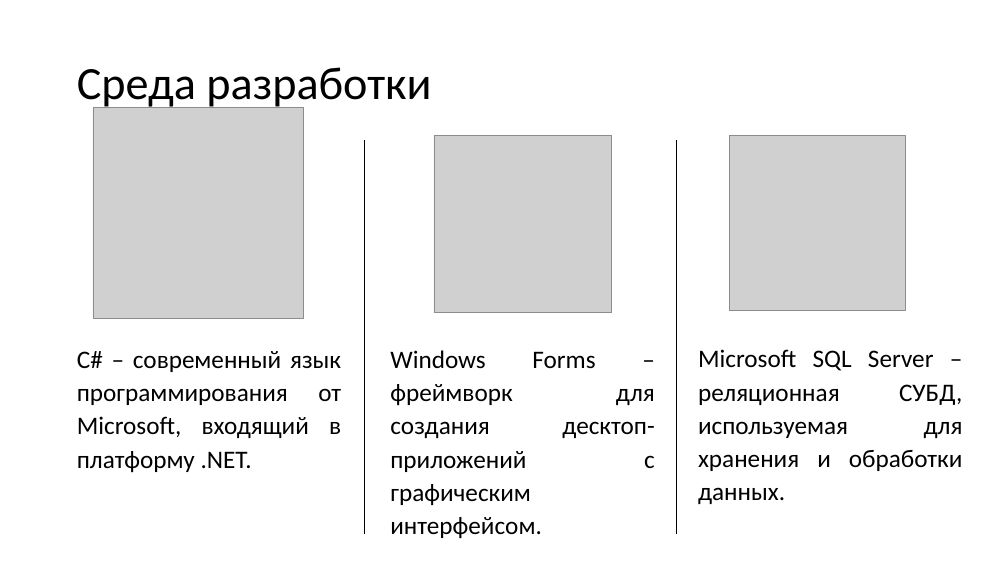
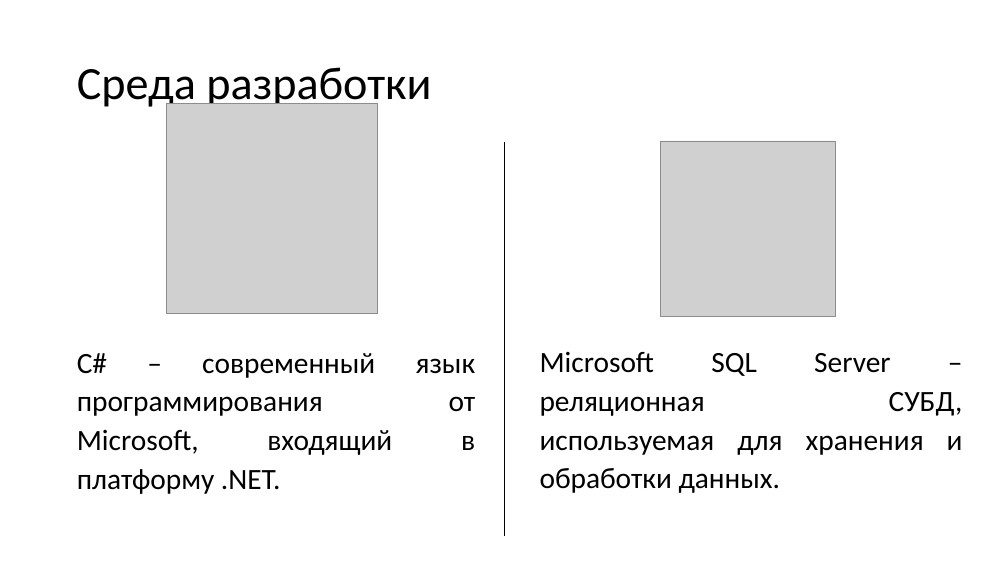
Before and after one commit to Ka666aH/Instrument-accounting-and-purchase-system, a slide deck: slide 9 of Документы/Хорошев/Хорошев_Диплом_Презентация.pptx (slide 8 before the commit). Drawn at 1008x567 pixels with LibreOffice and Linux fonts; fonts in the diff are those of the drawing; grey boxes stand for pictures. Boxes give left, top, right and bottom in pixels: in the first picture for what was removed or moved away, otherwise in the second. Text is boxed around its words. In the diff, an @@ line names an element or a change of style, - is before the commit and + after.

```diff
--- a/Документы/Хорошев/Хорошев_Диплом_Презентация.pptx
+++ b/Документы/Хорошев/Хорошев_Диплом_Презентация.pptx
@@ picture: place and size @@
-picture at [93, 108, 304, 319]
+picture at [167, 104, 378, 315]
@@ picture removed at [434, 135, 611, 312] @@
@@ line moved from (364, 140) - (364, 535) to (504, 141) - (504, 536) @@
@@ picture: place and size @@
-picture at [730, 135, 905, 311]
+picture at [660, 141, 836, 317]
@@ line removed from (677, 140) to (677, 535) @@
@@ text "C# – современный язык программирования ..." at [77, 353, 476, 494]: size 24 to 28 pt @@
@@ text removed at [390, 350, 655, 538] @@
-Windows Forms – фреймворк для создания десктоп-приложений с графическим интерфейсом.
@@ text "Microsoft SQL Server – реляционная ..." at [540, 352, 963, 493]: size 24 to 28 pt @@
@@ text "Microsoft SQL Server – реляционная ...": place and size @@
-text "Microsoft SQL Server – реляционная ..." at [698, 349, 963, 504]
+text "Microsoft SQL Server – реляционная ..." at [540, 352, 963, 493]
```
Also in this commit, not shown: 4 other slides changed, 1 slide added, 2 other files.
